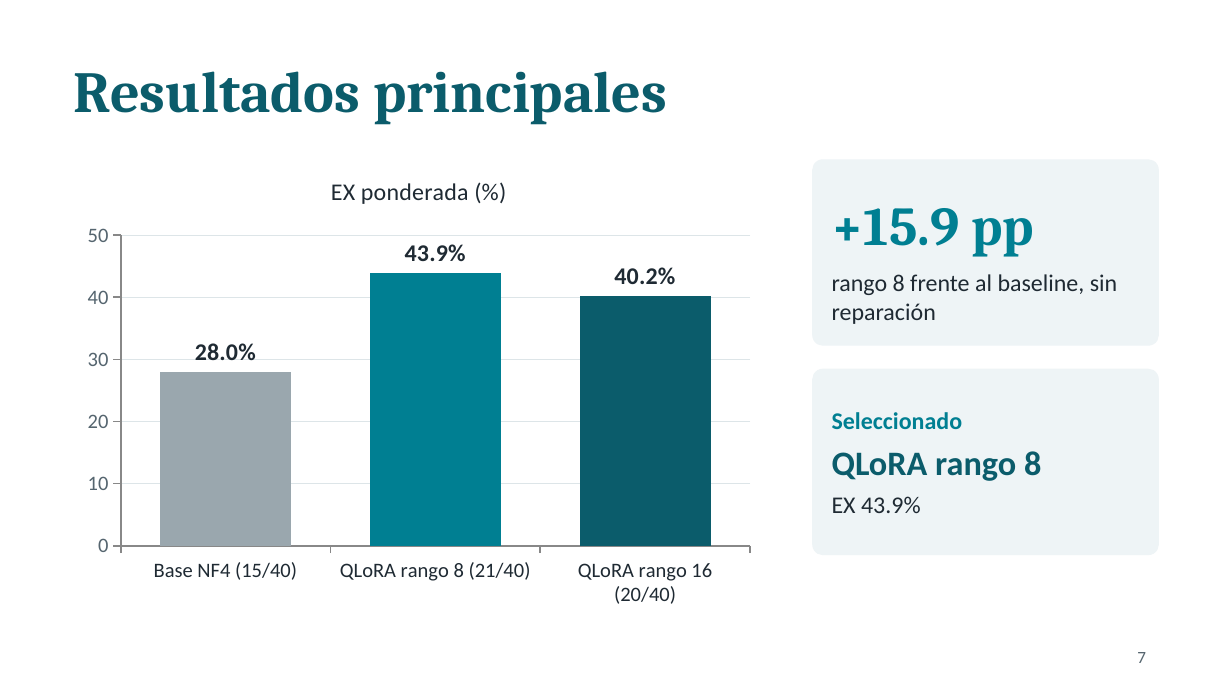
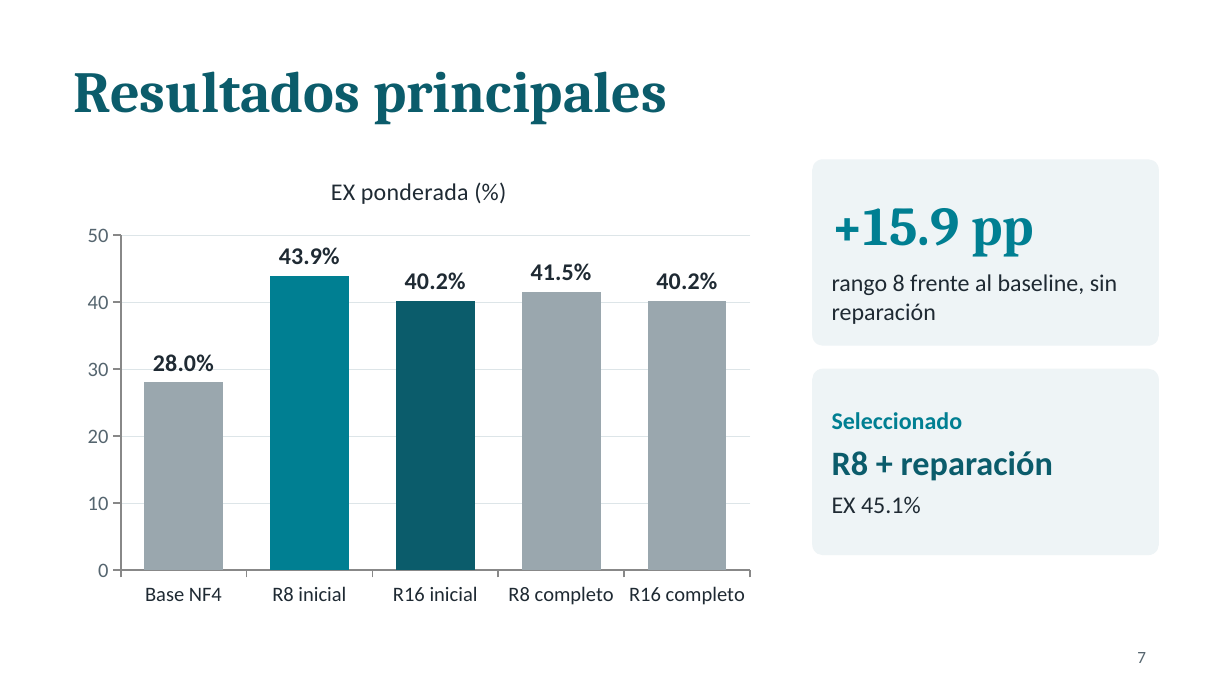
Before and after one commit to Anton17303/Deep-Learning, a slide deck: slide 7 of presentacion_proyecto.pptx. Drawn at 1232x693 pixels with LibreOffice and Linux fonts; fonts in the diff are those of the drawing. Boxes give left, top, right and bottom in pixels: in the first picture for what was removed or moved away, otherwise in the second. Text is boxed around its words. In the diff, an @@ line names an element or a change of style, - is before the commit and + after.

```diff
--- a/presentacion_proyecto.pptx
+++ b/presentacion_proyecto.pptx
@@ column chart at [74, 154, 764, 616] @@
-categories: Base NF4 (15/40), QLoRA rango 8 (21/40), QLoRA rango 16 (20/40)
+categories: Base NF4, R8 inicial, R16 inicial, R8 completo, R16 completo
-EX ponderada (%): 28, 43.9, 40.2
+EX ponderada (%): 28, 43.9, 40.2, 41.5, 40.2
@@ text at [832, 451, 1053, 513]: text changed @@
-QLoRA rango 8
-EX 43.9%
+R8 + reparación
+EX 45.1%
```
Also in this commit, not shown: 6 other slides changed, 5 other files.
